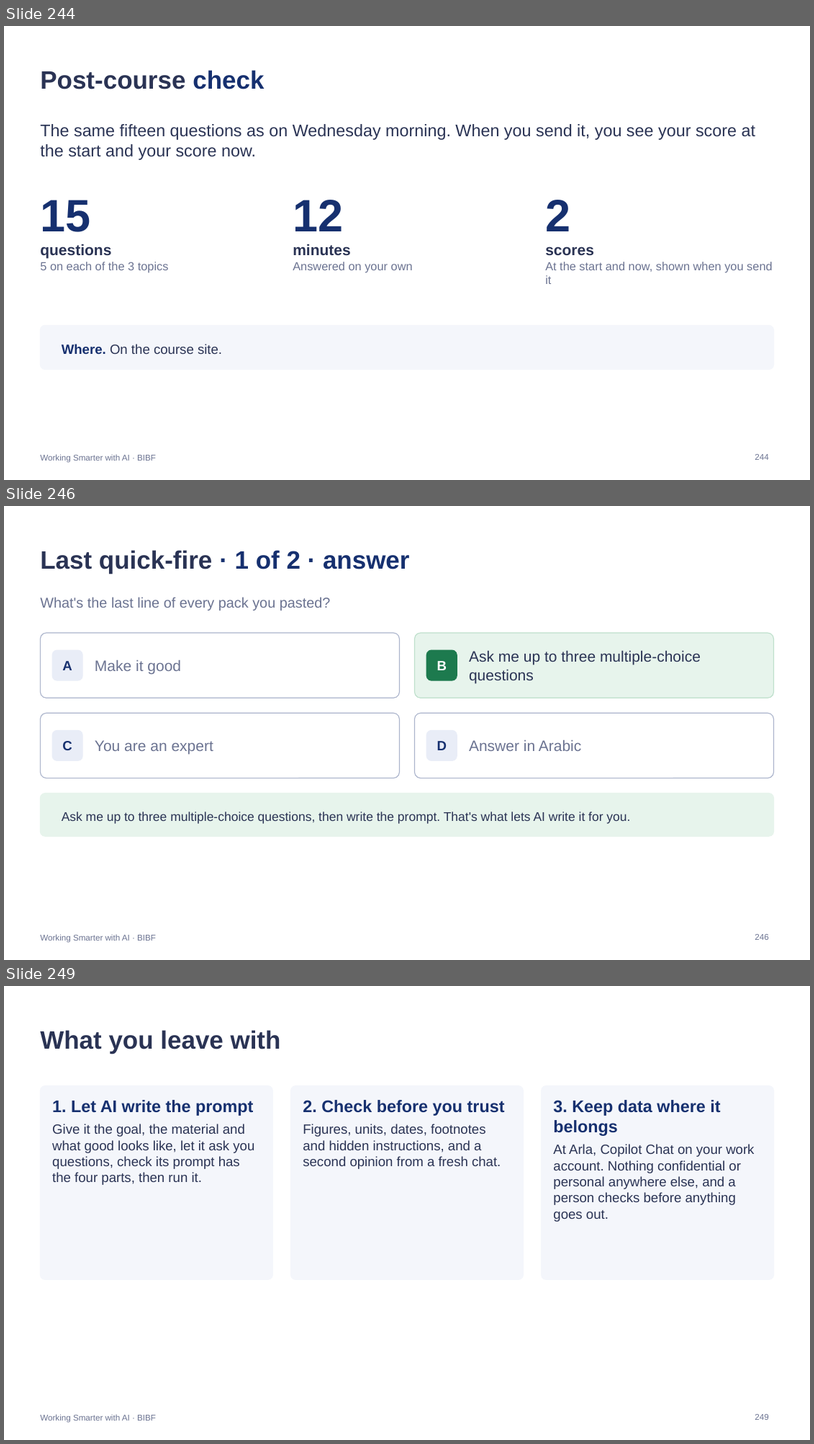
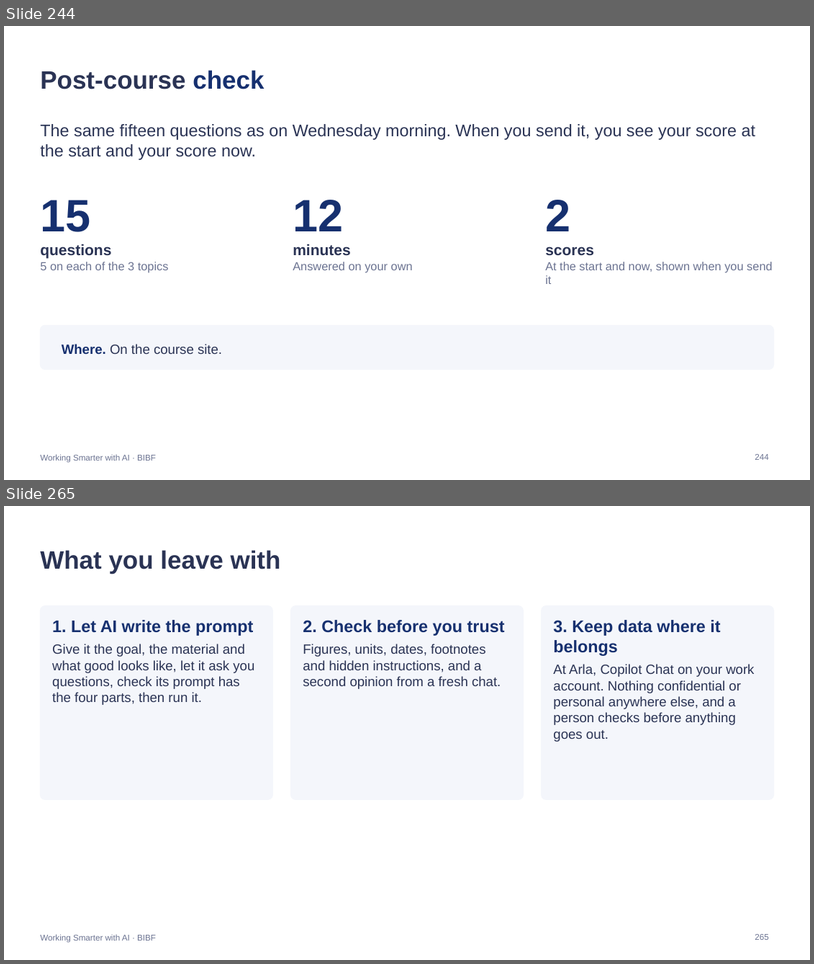
Before and after one commit to Iced377/bibf-arla, a slide deck: outputs/BIBF-Arla-Facilitator.pptx. Shown one above the other, each under a label of ours: slides 244, 246 and 249 before the commit, slides 244 and 265 after it; the slides between them are not shown. The pictures are 814x1444 and 814x964 pixels, drawn with LibreOffice and Linux fonts; fonts in the diff are those of the drawing. Boxes give left, top, right and bottom in pixels: in the first picture for what was removed or moved away, otherwise in the second. Text is boxed around its words. In the diff, an @@ line names an element or a change of style, - is before the commit and + after.

```diff
--- a/outputs/BIBF-Arla-Facilitator.pptx
+++ b/outputs/BIBF-Arla-Facilitator.pptx
@@ slide 246 removed at box(4, 506, 810, 960), background #FFFFFF; not listed: 1 template element that a slide beside it also shows @@
@@ title removed at box(40, 550, 410, 573) @@
-Last quick-fire · 1 of 2 · answer
@@ text removed at box(40, 597, 331, 610) @@
-What's the last line of every pack you pasted?
@@ rounded rectangle removed at box(40, 633, 399, 698) @@
@@ rounded rectangle removed at box(415, 633, 774, 698) @@
@@ rounded rectangle removed at box(52, 650, 82, 680) @@
@@ rounded rectangle removed at box(427, 650, 457, 680) @@
@@ text removed at box(469, 650, 701, 683) @@
-Ask me up to three multiple-choice questions
@@ text removed at box(62, 661, 72, 670) @@
-A
@@ text removed at box(95, 660, 181, 674) @@
-Make it good
@@ text removed at box(437, 660, 447, 674) @@
-B
@@ rounded rectangle removed at box(40, 713, 399, 777) @@
@@ rounded rectangle removed at box(415, 713, 774, 777) @@
@@ rounded rectangle removed at box(52, 731, 82, 761) @@
@@ text removed at box(62, 741, 72, 750) @@
-C
@@ text removed at box(95, 740, 214, 754) @@
-You are an expert
@@ rounded rectangle removed at box(427, 731, 457, 761) @@
@@ text removed at box(437, 741, 447, 750) @@
-D
@@ text removed at box(469, 740, 581, 751) @@
-Answer in Arabic
@@ rounded rectangle removed at box(40, 793, 774, 836) @@
@@ text removed at box(62, 811, 630, 824) @@
-Ask me up to three multiple-choice questions, then write the prompt. That's what lets AI write it for you.
@@ page number removed at box(755, 934, 769, 939) @@
-246
@@ what was slide 249 is now slide 265 @@
@@ page number at box(755, 934, 769, 939): text changed @@
-249
+265
```
Also in this commit, not shown: 3 slides changed, 18 slides added, 1 other slide removed, 8 other files.
